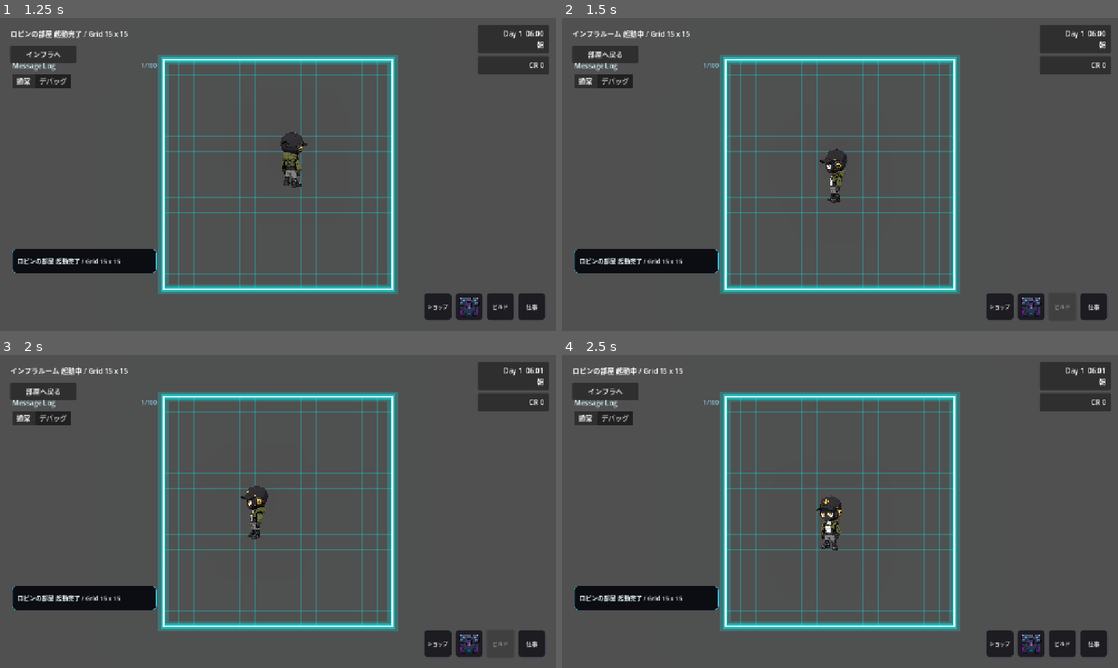
Above: before the commit, frames 1-4 (two rows, left to right).
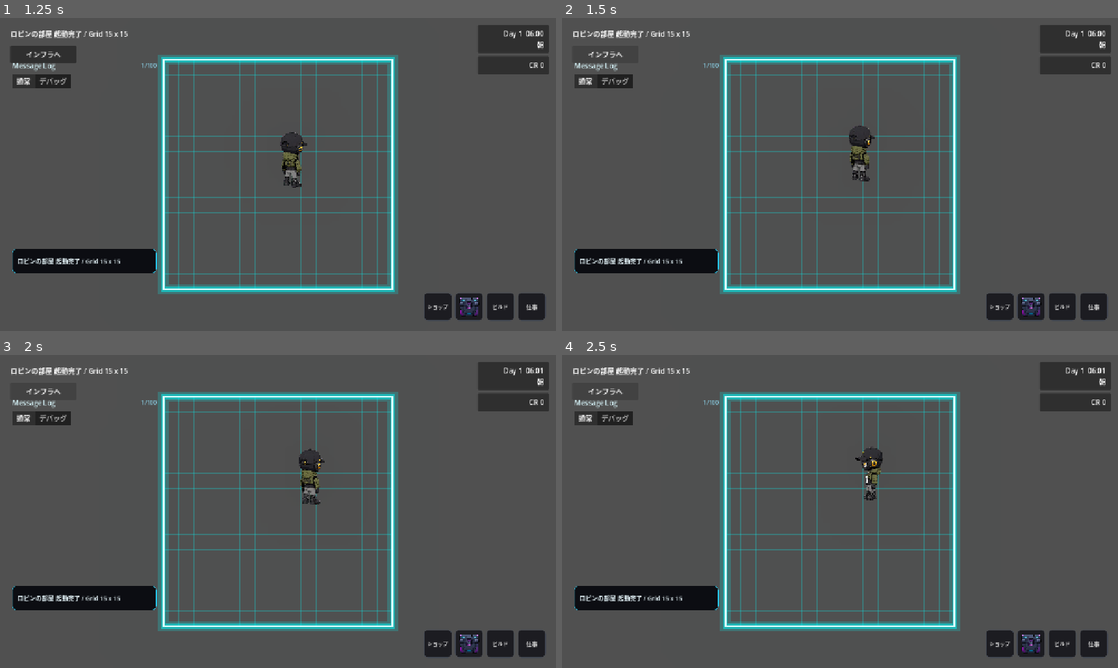
Above: after the commit, the same moments.

Repository: grimoire1089-coder/optimistic
Game: Godot game, scene res://Scenes/Boot/TitleScene.tscn
Two runs of this game, one before a commit and one after it. Both use one fixed random seed, a clock stepped at 60 frames per second and the inputs below. Sound files missing from this copy of the repository are replaced by a short silence.
Inputs (mouse positions are in pixels of both pictures, inside the frame that each line leads up to):
- Up to frame 1 (1.25 s): click "はじめる" at 0.5 s
- Up to frame 2 (1.5 s): click "インフラへ" at 1.25 s
- Up to frame 3 (2 s): no input
- Up to frame 4 (2.5 s): click (606, 392) at 2 s, where only the run before the commit has a clickable "部屋へ戻る"

Frame 1 is identical in both runs. In frame 2, 1.5% of the frame differs, in the area x 2-93%, y 4-97%; in frame 3, 1.6%; in frame 4, 1.0%.

Commit message:
Split main scene runtime children into modules

Diff:
--- a/Scripts/Scenes/Main/MainScene.gd
+++ b/Scripts/Scenes/Main/MainScene.gd
@@ -1,10 +1,10 @@
 extends Node2D
 
-const INFRASTRUCTURE_ROOM_MAP_SCENE_PATH := "res://Scenes/Maps/InfrastructureRoomMap.tscn"
+const MAP_RUNTIME_MODULE_SCENE_PATH := "res://Scenes/Main/Modules/MainSceneMapRuntimeModule.tscn"
+const MAP_TRAVEL_MODULE_SCENE_PATH := "res://Scenes/Main/Modules/MainSceneMapTravelModule.tscn"
+const TRAVEL_BUTTONS_ROOT_SCENE_PATH := "res://Scenes/Main/Modules/MainSceneTravelButtonsRoot.tscn"
 
 @onready var debug_label: Label = $CanvasLayer/DebugLabel
-@onready var robin_room_map: RoomMapGridModule = $RobinRoomMap
-@onready var furniture_placement_module: FurniturePlacementModule = $FurniturePlacementModule
 @onready var robin: RobinWanderActor = $Robin
 @onready var canvas_layer: CanvasLayer = $CanvasLayer
 @onready var ai_character_hud: AICharacterHud = $CanvasLayer/AICharacterHud
@@ -13,7 +13,7 @@
 
 func _ready() -> void:
 	_push_debug_message("System", "MainScene _ready 開始")
-	_ensure_infrastructure_room_runtime()
+	_ensure_runtime_children()
 	var startup_debug_text := _get_startup_debug_text()
 	debug_label.text = startup_debug_text
 	_connect_robin_selection()
@@ -46,77 +46,65 @@
 	_push_debug_result("AI HUD", "show_actor", true, "target=%s" % actor_name)
 
 
-func _ensure_infrastructure_room_runtime() -> void:
-	_ensure_infrastructure_room_map()
-	_ensure_map_travel_buttons()
-	_ensure_map_travel_module()
+func _ensure_runtime_children() -> void:
+	var map_runtime_module := _ensure_main_child_from_scene("MainSceneMapRuntimeModule", MAP_RUNTIME_MODULE_SCENE_PATH)
+	if map_runtime_module != null and map_runtime_module.has_method("ensure_runtime_maps"):
+		map_runtime_module.call("ensure_runtime_maps")
+
+	var travel_buttons_root := _ensure_travel_buttons_root()
+	_ensure_map_travel_button(travel_buttons_root, "ToInfrastructureRoomButton", "インフラへ", "インフラルームへ移動", true)
+	_ensure_map_travel_button(travel_buttons_root, "ToRobinRoomButton", "部屋へ戻る", "ロビンの部屋へ戻る", false)
+
+	var map_travel_module := _ensure_main_child_from_scene("MainSceneMapTravelModule", MAP_TRAVEL_MODULE_SCENE_PATH)
+	if map_travel_module != null:
+		map_travel_module.set("to_infrastructure_button_path", NodePath("../CanvasLayer/MainSceneTravelButtons/ToInfrastructureRoomButton"))
+		map_travel_module.set("to_robin_room_button_path", NodePath("../CanvasLayer/MainSceneTravelButtons/ToRobinRoomButton"))
 
 
-func _ensure_infrastructure_room_map() -> void:
-	if get_node_or_null("InfrastructureRoomMap") != null:
-		return
-	if robin_room_map == null:
-		return
+func _ensure_main_child_from_scene(node_name: String, scene_path: String) -> Node:
+	var existing_node := get_node_or_null(node_name)
+	if existing_node != null:
+		return existing_node
 
-	var infrastructure_room_map := _instantiate_infrastructure_room_map_scene()
-	if infrastructure_room_map == null:
-		infrastructure_room_map = _create_infrastructure_room_map_fallback()
-	if infrastructure_room_map == null:
-		return
-
-	add_child(infrastructure_room_map)
-	move_child(infrastructure_room_map, robin_room_map.get_index() + 1)
+	var node := _instantiate_scene(scene_path)
+	if node == null:
+		node = Node.new()
+	node.name = node_name
+	add_child(node)
+	return node
 
 
-func _instantiate_infrastructure_room_map_scene() -> RoomMapGridModule:
-	if not ResourceLoader.exists(INFRASTRUCTURE_ROOM_MAP_SCENE_PATH):
+func _ensure_travel_buttons_root() -> Control:
+	if canvas_layer == null:
 		return null
-	var scene := load(INFRASTRUCTURE_ROOM_MAP_SCENE_PATH) as PackedScene
+
+	var existing_root := canvas_layer.get_node_or_null("MainSceneTravelButtons") as Control
+	if existing_root != null:
+		return existing_root
+
+	var root := _instantiate_scene(TRAVEL_BUTTONS_ROOT_SCENE_PATH) as Control
+	if root == null:
+		root = Control.new()
+	root.name = "MainSceneTravelButtons"
+	canvas_layer.add_child(root)
+	return root
+
+
+func _instantiate_scene(scene_path: String) -> Node:
+	if scene_path.is_empty():
+		return null
+	if not ResourceLoader.exists(scene_path):
+		return null
+	var scene := load(scene_path) as PackedScene
 	if scene == null:
 		return null
-	var instance := scene.instantiate() as RoomMapGridModule
-	return instance
+	return scene.instantiate()
 
 
-func _create_infrastructure_room_map_fallback() -> RoomMapGridModule:
-	var infrastructure_room_map := RoomMapGridModule.new()
-	infrastructure_room_map.name = "InfrastructureRoomMap"
-	infrastructure_room_map.visible = false
-	infrastructure_room_map.z_index = robin_room_map.z_index
-	infrastructure_room_map.map_id = &"infrastructure_room"
-	infrastructure_room_map.map_display_name = "インフラルーム"
-	infrastructure_room_map.buildable = false
-	infrastructure_room_map.screen_margin = robin_room_map.screen_margin
-	infrastructure_room_map.side_ui_margin = robin_room_map.side_ui_margin
-	infrastructure_room_map.cell_size = robin_room_map.cell_size
-	infrastructure_room_map.fixed_grid_size = robin_room_map.fixed_grid_size
-	infrastructure_room_map.fit_cell_size_to_visual_rect = robin_room_map.fit_cell_size_to_visual_rect
-	infrastructure_room_map.show_grid = robin_room_map.show_grid
-	infrastructure_room_map.show_neon_frame = robin_room_map.show_neon_frame
-	infrastructure_room_map.grid_line_width = robin_room_map.grid_line_width
-	infrastructure_room_map.grid_line_color = robin_room_map.grid_line_color
-	infrastructure_room_map.grid_border_width = robin_room_map.grid_border_width
-	infrastructure_room_map.grid_border_color = robin_room_map.grid_border_color
-	infrastructure_room_map.frame_outer_glow_width = robin_room_map.frame_outer_glow_width
-	infrastructure_room_map.frame_middle_glow_width = robin_room_map.frame_middle_glow_width
-	infrastructure_room_map.frame_core_line_width = robin_room_map.frame_core_line_width
-
-	var furniture_root := Node2D.new()
-	furniture_root.name = "FurnitureRoot"
-	furniture_root.z_index = 1
-	infrastructure_room_map.add_child(furniture_root)
-	return infrastructure_room_map
-
-
-func _ensure_map_travel_buttons() -> void:
-	if canvas_layer == null:
-		return
-	_ensure_map_travel_button("ToInfrastructureRoomButton", "インフラへ", "インフラルームへ移動", true)
-	_ensure_map_travel_button("ToRobinRoomButton", "部屋へ戻る", "ロビンの部屋へ戻る", false)
-
-
-func _ensure_map_travel_button(button_name: String, text_value: String, tooltip_value: String, visible_on_start: bool) -> Button:
-	var existing_button := canvas_layer.get_node_or_null(button_name) as Button
+func _ensure_map_travel_button(parent: Control, button_name: String, text_value: String, tooltip_value: String, visible_on_start: bool) -> Button:
+	if parent == null:
+		return null
+	var existing_button := parent.get_node_or_null(button_name) as Button
 	if existing_button != null:
 		return existing_button
 
@@ -130,16 +118,8 @@
 	button.text = text_value
 	button.tooltip_text = tooltip_value
 	button.visible = visible_on_start
-	canvas_layer.add_child(button)
+	parent.add_child(button)
 	return button
-
-
-func _ensure_map_travel_module() -> void:
-	if get_node_or_null("MainSceneMapTravelModule") != null:
-		return
-	var map_travel_module := MainSceneMapTravelModule.new()
-	map_travel_module.name = "MainSceneMapTravelModule"
-	add_child(map_travel_module)
 
 
 func _push_startup_message(message: String) -> void:
@@ -161,6 +141,7 @@
 
 
 func _get_startup_debug_text() -> String:
+	var robin_room_map := get_node_or_null("RobinRoomMap") as RoomMapGridModule
 	if robin_room_map == null:
 		return "Main Scene 起動完了"
 	var grid_size := robin_room_map.get_grid_size()
